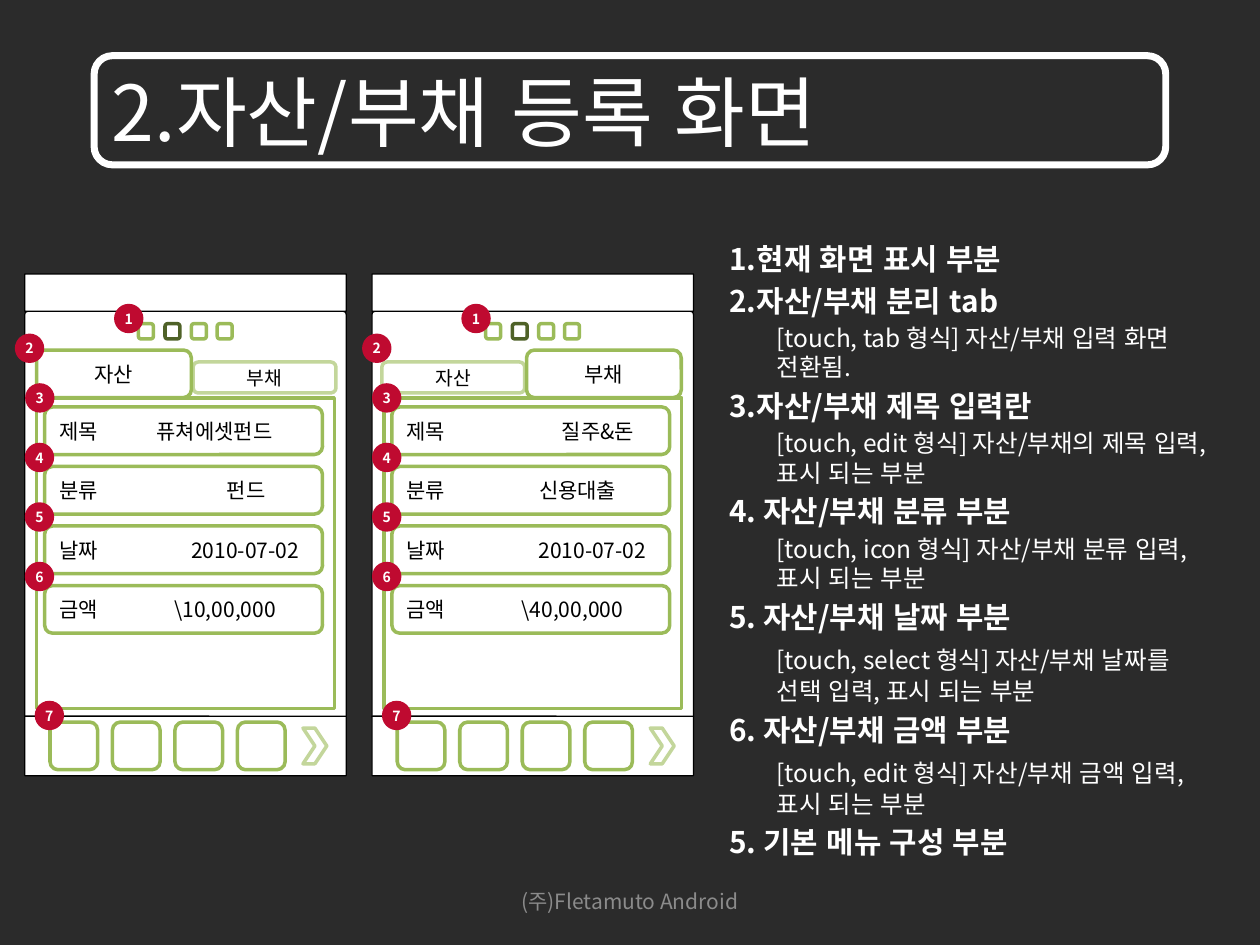
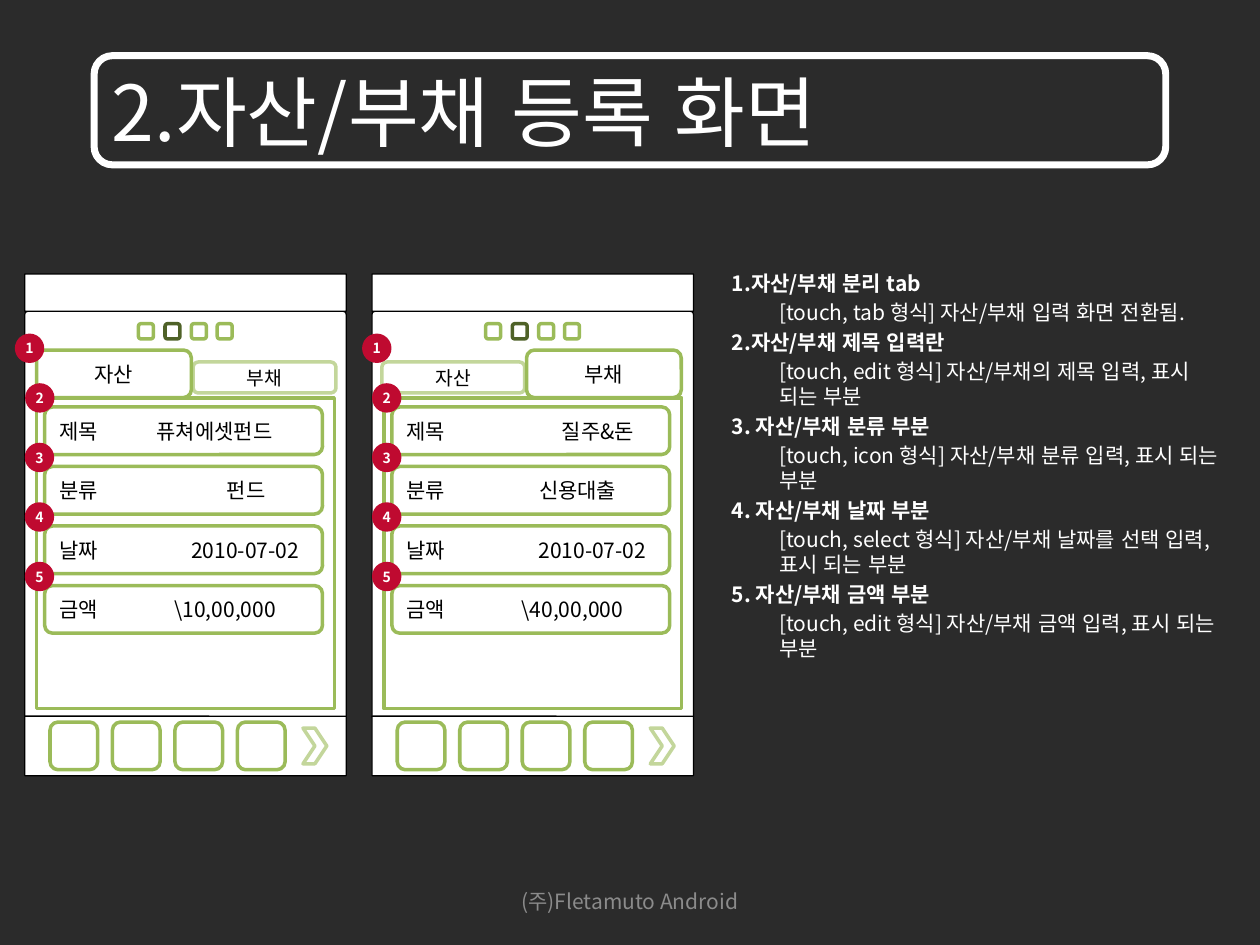
Before and after one commit to limjunghoon/fmfinance, a slide deck: slide 10 of trunk/DOC/GUI/재테크를 위한 어플리케이션 GUI_100712.pptx. Drawn at 1260x945 pixels with LibreOffice and Linux fonts; fonts in the diff are those of the drawing; background and template pictures are left out; a plain dark background stands for a picture behind light text. Boxes give left, top, right and bottom in pixels: in the first picture for what was removed or moved away, otherwise in the second. Text is boxed around its words. In the diff, an @@ line names an element or a change of style, - is before the commit and + after.

```diff
--- a/trunk/DOC/GUI/재테크를 위한 어플리케이션 GUI_100712.pptx
+++ b/trunk/DOC/GUI/재테크를 위한 어플리케이션 GUI_100712.pptx
@@ text "1.자산/부채 분리 tab": place and size @@
-text "1.자산/부채 분리 tab" at (729,245,1206,856)
+text "1.자산/부채 분리 tab" at (732,273,1219,658)
@@ text at (732,273,921,295): text changed; size 17 to 12 pt @@
-1.현재 화면 표시 부분
-2.자산/부채 분리 tab
+1.자산/부채 분리 tab
@@ text at (779,302,1219,658): size 14 to 12 pt in "[touch, tab 형식] 자산/부채 입력 화면 전환됨.", "[touch, edit 형식] 자산/부채의 제목 입력, 표시 ...", "[touch, icon 형식] 자산/부채 분류 입력, 표시 ...", "[touch, select 형식] 자산/부채 날짜를 선택 입력, ..." and 1 more places @@
@@ ellipse "1": place and size @@
-ellipse "1" at (115,304,144,333)
+ellipse "1" at (15,334,44,363)
@@ ellipse "1": place and size @@
-ellipse "1" at (461,304,490,333)
+ellipse "1" at (362,334,391,363)
@@ text at (732,332,945,354): text changed; size 17 to 12 pt @@
-3.자산/부채 제목 입력란
+2.자산/부채 제목 입력란
@@ ellipse "2": place and size @@
-ellipse "2" at (15,334,44,363)
+ellipse "2" at (25,383,54,412)
@@ ellipse "2": place and size @@
-ellipse "2" at (362,334,391,363)
+ellipse "2" at (372,383,401,412)
@@ text at (732,416,931,438): text changed; size 17 to 12 pt @@
-4. 자산/부채 분류 부분
+3. 자산/부채 분류 부분
@@ 6 ellipses: place and size @@
-6 ellipses at (25,383,401,532)
+6 ellipses at (25,442,401,591)
@@ text at (732,500,931,522): text changed; size 17 to 12 pt @@
-5. 자산/부채 날짜 부분
+4. 자산/부채 날짜 부분
@@ text at (732,584,931,606): text changed; size 17 to 12 pt @@
-6. 자산/부채 금액 부분
+5. 자산/부채 금액 부분
@@ ellipse removed at (35,701,64,730) @@
-7
@@ ellipse removed at (382,701,411,730) @@
-7
@@ text at (729,828,1008,856): paragraph removed @@
-5. 기본 메뉴 구성 부분
```
Also in this commit, not shown: 18 other slides changed, 5 slides added, 2 slides removed.
